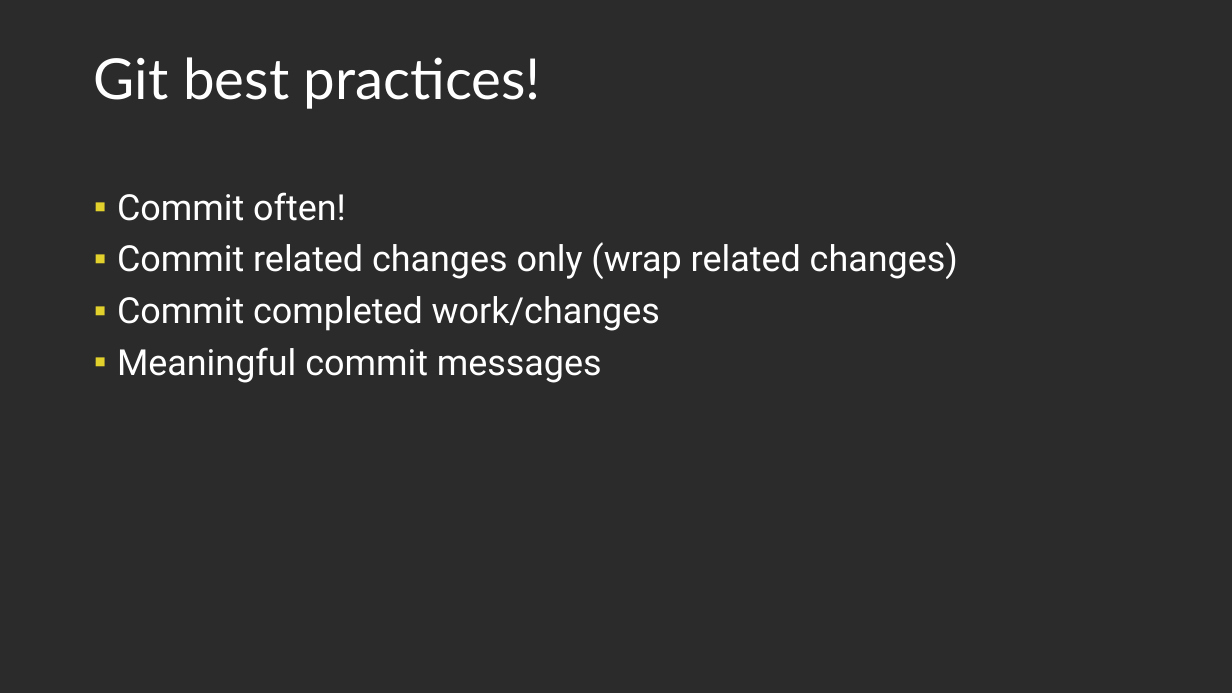
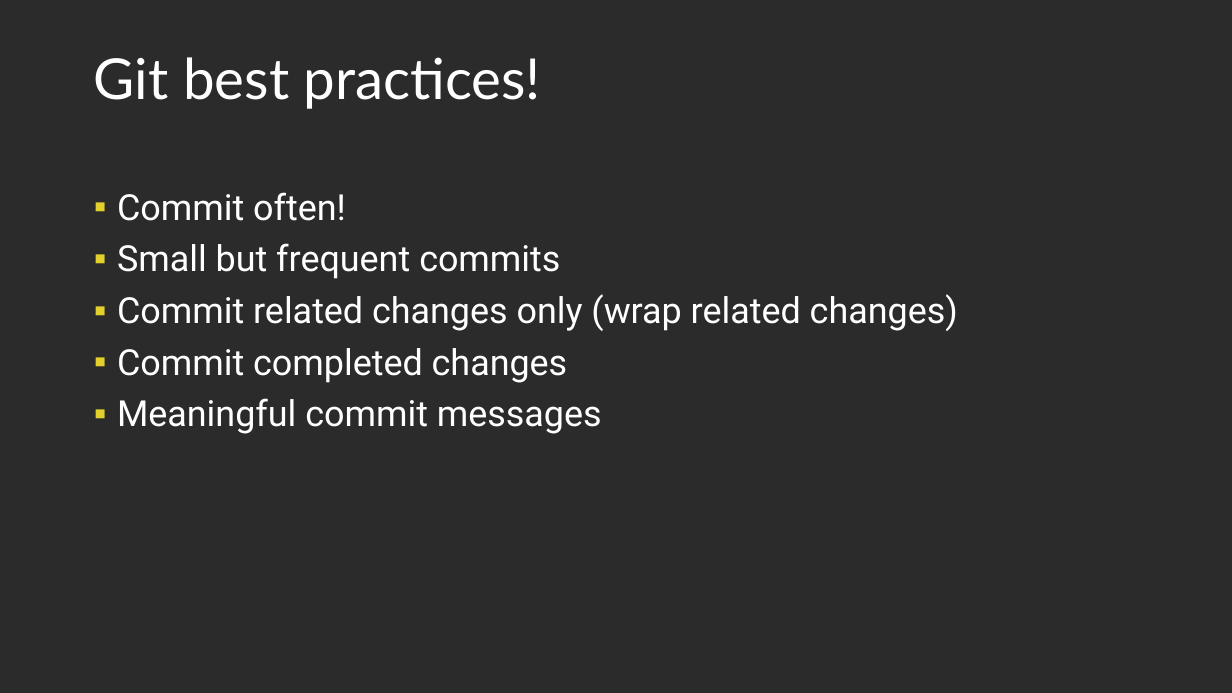
Before and after one commit to Light2Dark/git_tutorial, a slide deck: slide 27 of Git and Github.pptx (slide 25 before the commit). Drawn at 1232x693 pixels with LibreOffice and Linux fonts; fonts in the diff are those of the drawing; background and template pictures are left out; a plain dark background stands for a picture behind light text. Boxes give left, top, right and bottom in pixels: in the first picture for what was removed or moved away, otherwise in the second. Text is boxed around its words. In the diff, an @@ line names an element or a change of style, - is before the commit and + after.

```diff
--- a/Git and Github.pptx
+++ b/Git and Github.pptx
@@ text at <box>117,243,560,279</box>: paragraph added @@
+▪ Small but frequent commits
@@ text at <box>117,348,568,383</box>: text changed @@
-▪ Commit completed work/changes
+▪ Commit completed changes
```
Also in this commit, not shown: 6 other slides changed, 2 slides added.
